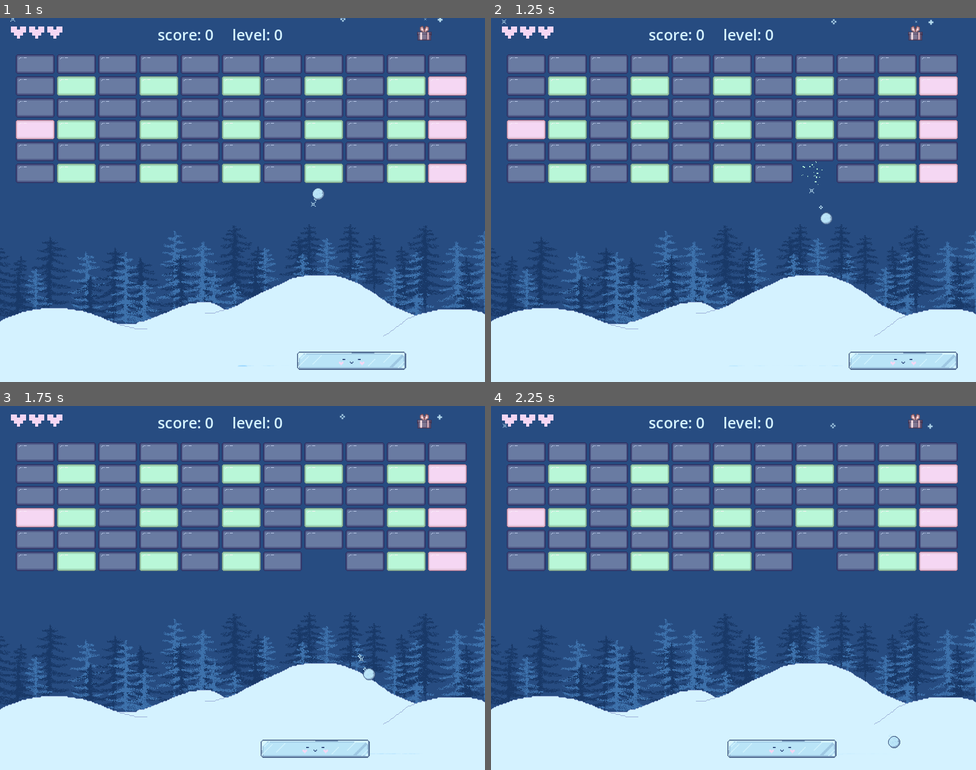
Above: before the commit, frames 1-4 (two rows, left to right).
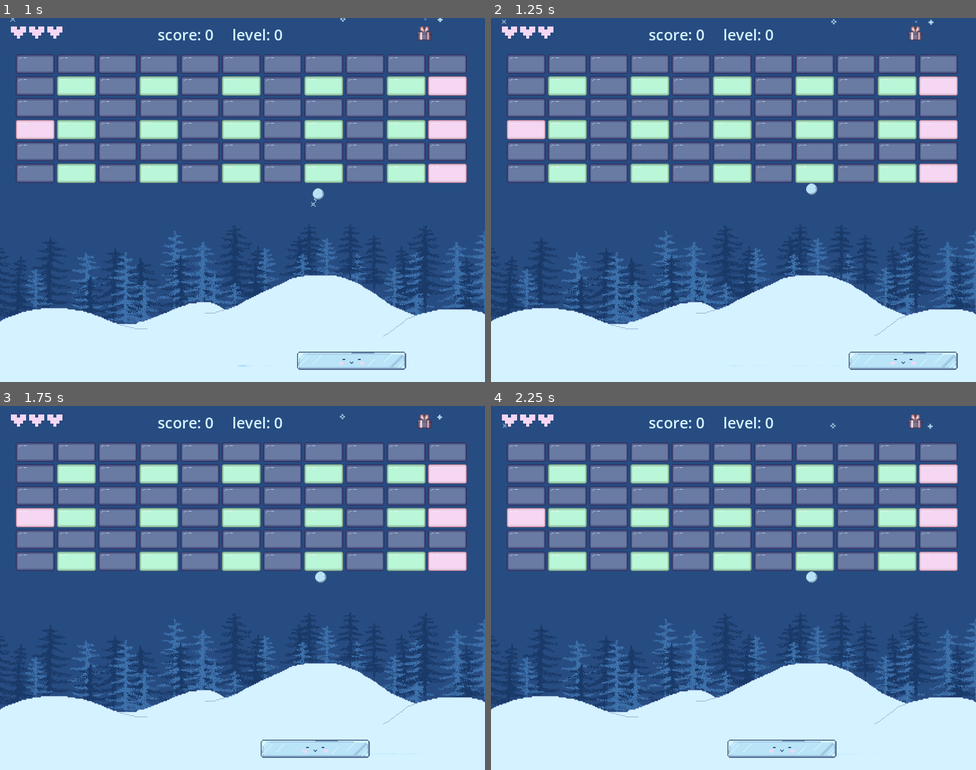
Above: after the commit, the same moments.

Repository: aysieelf/Snow-Break
Game: Godot game, scene res://levels/scenes/main_scene.tscn
Two runs of this game, one before a commit and one after it. Both use one fixed random seed, a clock stepped at 60 frames per second and the inputs below.
Inputs:
- Up to frame 1 (1 s): hold Right (move_right) from 0.53 s (still down)
- Up to frame 2 (1.25 s): keep holding Right (move_right)
- Up to frame 3 (1.75 s): release Right (move_right) at 1.28 s; hold A (move_left) from 1.28 s (still down)
- Up to frame 4 (2.25 s): release A (move_left) at 2.03 s; hold Right (move_right) from 2.03 s (still down)

Frame 1 is identical in both runs. In frame 2, 0.5% of the frame differs, in the area x 62-71%, y 39-57%; in frame 3, 0.6%, in the area x 62-78%, y 40-76%; in frame 4, 0.6%.
Error after the commit: Invalid call. Nonexistent function 'take_damage' in base 'StaticBody2D'. (res://levels/scenes/gameplay/snowball.gd:24)

Commit message:
update: powerup_brick.tscn - add recourses to the array: the two powerups

Diff:
--- a/winter-splinter/levels/scenes/gameplay/powerup_brick.tscn
+++ b/winter-splinter/levels/scenes/gameplay/powerup_brick.tscn
@@ -1,7 +1,9 @@
-[gd_scene load_steps=10 format=3 uid="uid://lykaku0k4ymq"]
+[gd_scene load_steps=12 format=3 uid="uid://lykaku0k4ymq"]
 
-[ext_resource type="Script" path="res://levels/scenes/gameplay/normal_brick.gd" id="1_iijlr"]
+[ext_resource type="Script" path="res://levels/scenes/gameplay/powerup_brick.gd" id="1_vqrde"]
 [ext_resource type="Texture2D" uid="uid://bu0ntfxejovan" path="res://assets/sprites/bricks/power-up-brick.png" id="2_f3338"]
+[ext_resource type="PackedScene" uid="uid://dsjvjqapa6woa" path="res://levels/scenes/gameplay/strengthener_powerup.tscn" id="2_vi5cw"]
+[ext_resource type="PackedScene" uid="uid://blhrsaw2a6plx" path="res://levels/scenes/gameplay/bonus_points_powerup.tscn" id="3_w651d"]
 
 [sub_resource type="Curve" id="Curve_eb7ot"]
 _data = [Vector2(0.0483516, 0.995162), 0.0, 0.0, 0, 0, Vector2(1, 0.165426), 0.0, 0.0, 0, 0]
@@ -44,7 +46,8 @@
 
 [node name="PowerupBrick" type="StaticBody2D" parent="."]
 position = Vector2(32, 16)
-script = ExtResource("1_iijlr")
+script = ExtResource("1_vqrde")
+powerup_scenes = Array[PackedScene]([ExtResource("2_vi5cw"), ExtResource("3_w651d")])
 
 [node name="NormalBrick" type="Sprite2D" parent="PowerupBrick"]
 texture = ExtResource("2_f3338")
